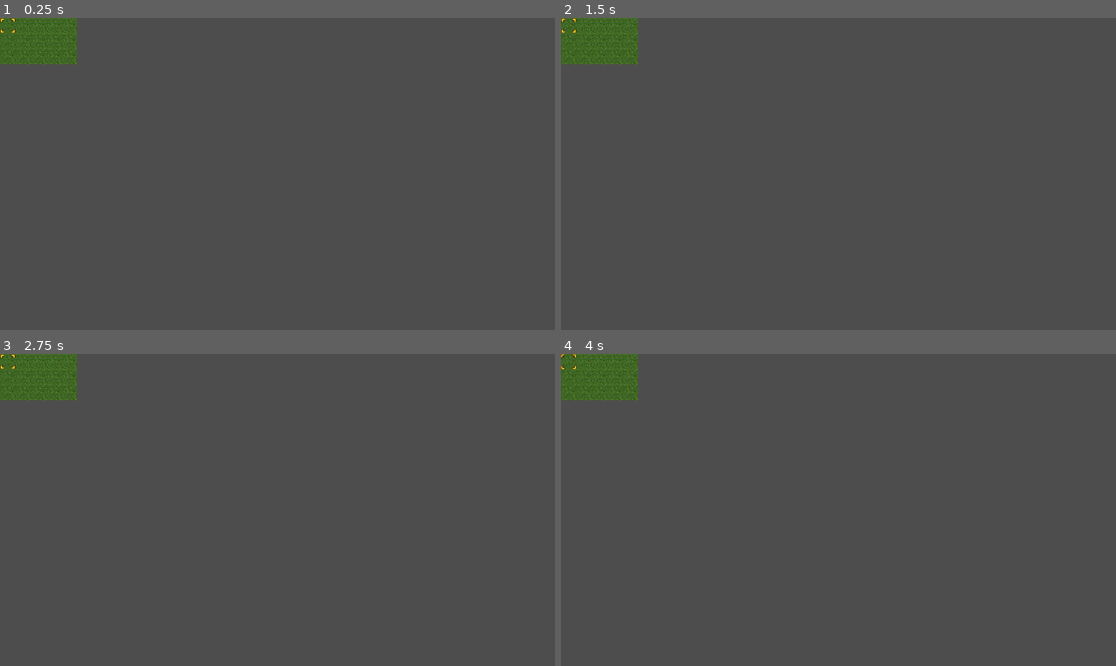
Above: before the commit, frames 1-4 (two rows, left to right).
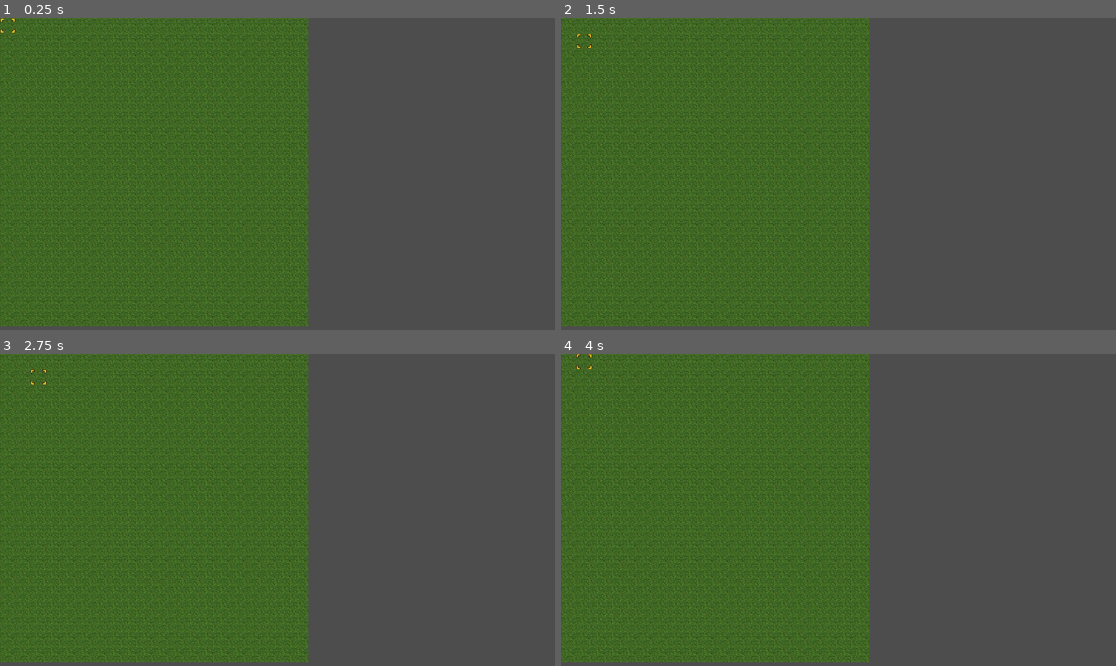
Above: after the commit, the same moments.

Repository: Gavello685/Project-Lovelace
Game: Godot game, scene res://main_node.tscn
The game is run twice, just before and just after one commit, with the same random seed, the same clock (stepped at 60 frames per second) and the same inputs.
Inputs:
- Up to frame 1 (0.25 s): no input
- Up to frame 2 (1.5 s): tap Enter at 0.5 s; hold Right (right, bound only after the commit) 0.53-1.28 s; tap Space at 1.25 s; hold S (down, bound only after the commit) from 1.28 s (still down)
- Up to frame 3 (2.75 s): release S (down, bound only after the commit) at 2.03 s; hold Right (right, bound only after the commit) from 2.03 s (still down)
- Up to frame 4 (4 s): tap Enter at 2.75 s; release Right (right, bound only after the commit) at 2.78 s; hold Up (up, bound only after the commit) 2.78-3.53 s; tap Space at 3.5 s; hold A (left, bound only after the commit) from 3.53 s (still down)

The runs differ from the first frame. In frame 1, 53% of the frame differs, in the area x 0-56%, y 0-99%; in frame 2, 53%; in frame 3, 53%; in frame 4, 53%.

Commit message:
Added grid movement of cursor

Diff:
--- /dev/null
+++ b/CursorNode.gd
@@ -0,0 +1,17 @@
+extends CharacterBody2D
+
+var tile_size = 32
+var inputs = {
+	"right": Vector2.RIGHT,
+	"left": Vector2.LEFT,
+	"up": Vector2.UP,
+	"down": Vector2.DOWN,
+}
+
+func _unhandled_input(event):
+	for dir in inputs.keys():
+		if event.is_action_pressed(dir):
+			move(dir)
+
+func move(dir):
+	position += inputs[dir] * tile_size
--- a/MainNode.gd
+++ b/MainNode.gd
@@ -1,6 +1,7 @@
 extends Node
 
 @onready var _cursor = $CursorNode/AnimatedSprite2D
+@onready var _cursorChar = $CursorNode
 
 # Called when the node enters the scene tree for the first time.
 func _ready():
@@ -16,10 +17,10 @@
 func _drawMap():
 	var x = -16
 	var y = -16
-	for n in 5:
+	for n in 20:
 		y = -16
 		x += 32
-		for j in 3:
+		for j in 20:
 			y += 32
 			var tileBody = StaticBody2D.new()
 			var tileCol = CollisionShape2D.new()
--- a/main_node.tscn
+++ b/main_node.tscn
@@ -1,6 +1,7 @@
-[gd_scene load_steps=5 format=3 uid="uid://cqfr5rq5ridlm"]
+[gd_scene load_steps=6 format=3 uid="uid://cqfr5rq5ridlm"]
 
 [ext_resource type="Script" path="res://MainNode.gd" id="1_eacd3"]
+[ext_resource type="Script" path="res://CursorNode.gd" id="2_cpovr"]
 [ext_resource type="Texture2D" uid="uid://dfos13rrtyuob" path="res://cursor1.png" id="2_pt5jf"]
 [ext_resource type="Texture2D" uid="uid://d3rduhhwe1kym" path="res://cursor2.png" id="3_pwgdk"]
 
@@ -25,9 +26,10 @@
 
 [node name="CursorNode" type="CharacterBody2D" parent="."]
 position = Vector2(16, 16)
+script = ExtResource("2_cpovr")
 
 [node name="CollisionShape2D" type="CollisionShape2D" parent="CursorNode"]
 
 [node name="AnimatedSprite2D" type="AnimatedSprite2D" parent="CursorNode"]
 sprite_frames = SubResource("SpriteFrames_xlfar")
-frame_progress = 0.985677
+frame_progress = 0.682002
--- a/project.godot
+++ b/project.godot
@@ -15,6 +15,33 @@
 config/features=PackedStringArray("4.1", "Forward Plus")
 config/icon="res://icon.svg"
 
+[input]
+
+right={
+"deadzone": 0.5,
+"events": [Object(InputEventKey,"resource_local_to_scene":false,"resource_name":"","device":-1,"window_id":0,"alt_pressed":false,"shift_pressed":false,"ctrl_pressed":false,"meta_pressed":false,"pressed":false,"keycode":0,"physical_keycode":4194321,"key_label":0,"unicode":0,"echo":false,"script":null)
+, Object(InputEventKey,"resource_local_to_scene":false,"resource_name":"","device":-1,"window_id":0,"alt_pressed":false,"shift_pressed":false,"ctrl_pressed":false,"meta_pressed":false,"pressed":false,"keycode":0,"physical_keycode":68,"key_label":0,"unicode":100,"echo":false,"script":null)
+]
+}
+up={
+"deadzone": 0.5,
+"events": [Object(InputEventKey,"resource_local_to_scene":false,"resource_name":"","device":-1,"window_id":0,"alt_pressed":false,"shift_pressed":false,"ctrl_pressed":false,"meta_pressed":false,"pressed":false,"keycode":0,"physical_keycode":4194320,"key_label":0,"unicode":0,"echo":false,"script":null)
+, Object(InputEventKey,"resource_local_to_scene":false,"resource_name":"","device":-1,"window_id":0,"alt_pressed":false,"shift_pressed":false,"ctrl_pressed":false,"meta_pressed":false,"pressed":false,"keycode":0,"physical_keycode":87,"key_label":0,"unicode":119,"echo":false,"script":null)
+]
+}
+left={
+"deadzone": 0.5,
+"events": [Object(InputEventKey,"resource_local_to_scene":false,"resource_name":"","device":-1,"window_id":0,"alt_pressed":false,"shift_pressed":false,"ctrl_pressed":false,"meta_pressed":false,"pressed":false,"keycode":0,"physical_keycode":65,"key_label":0,"unicode":97,"echo":false,"script":null)
+, Object(InputEventKey,"resource_local_to_scene":false,"resource_name":"","device":-1,"window_id":0,"alt_pressed":false,"shift_pressed":false,"ctrl_pressed":false,"meta_pressed":false,"pressed":false,"keycode":0,"physical_keycode":4194319,"key_label":0,"unicode":0,"echo":false,"script":null)
+]
+}
+down={
+"deadzone": 0.5,
+"events": [Object(InputEventKey,"resource_local_to_scene":false,"resource_name":"","device":-1,"window_id":0,"alt_pressed":false,"shift_pressed":false,"ctrl_pressed":false,"meta_pressed":false,"pressed":false,"keycode":0,"physical_keycode":83,"key_label":0,"unicode":115,"echo":false,"script":null)
+, Object(InputEventKey,"resource_local_to_scene":false,"resource_name":"","device":-1,"window_id":0,"alt_pressed":false,"shift_pressed":false,"ctrl_pressed":false,"meta_pressed":false,"pressed":false,"keycode":0,"physical_keycode":4194322,"key_label":0,"unicode":0,"echo":false,"script":null)
+]
+}
+
 [rendering]
 
 renderer/rendering_method="gl_compatibility"
